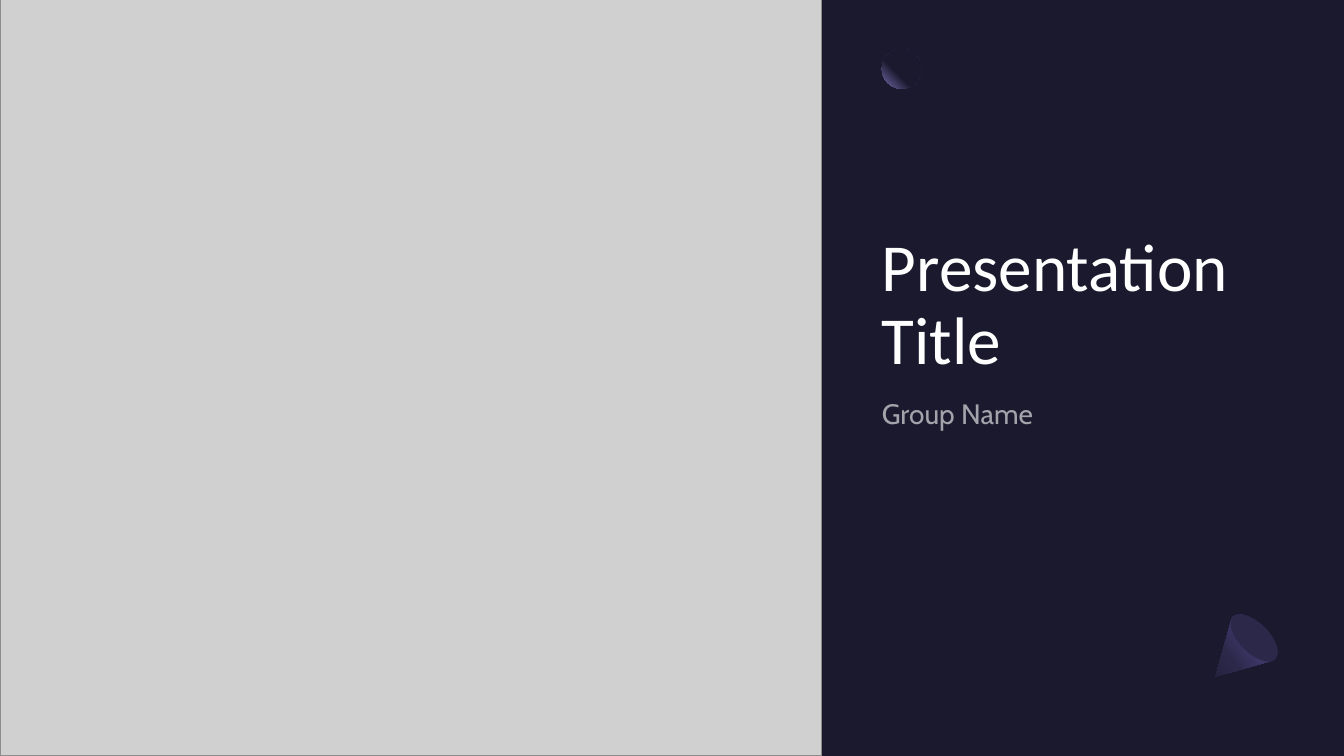
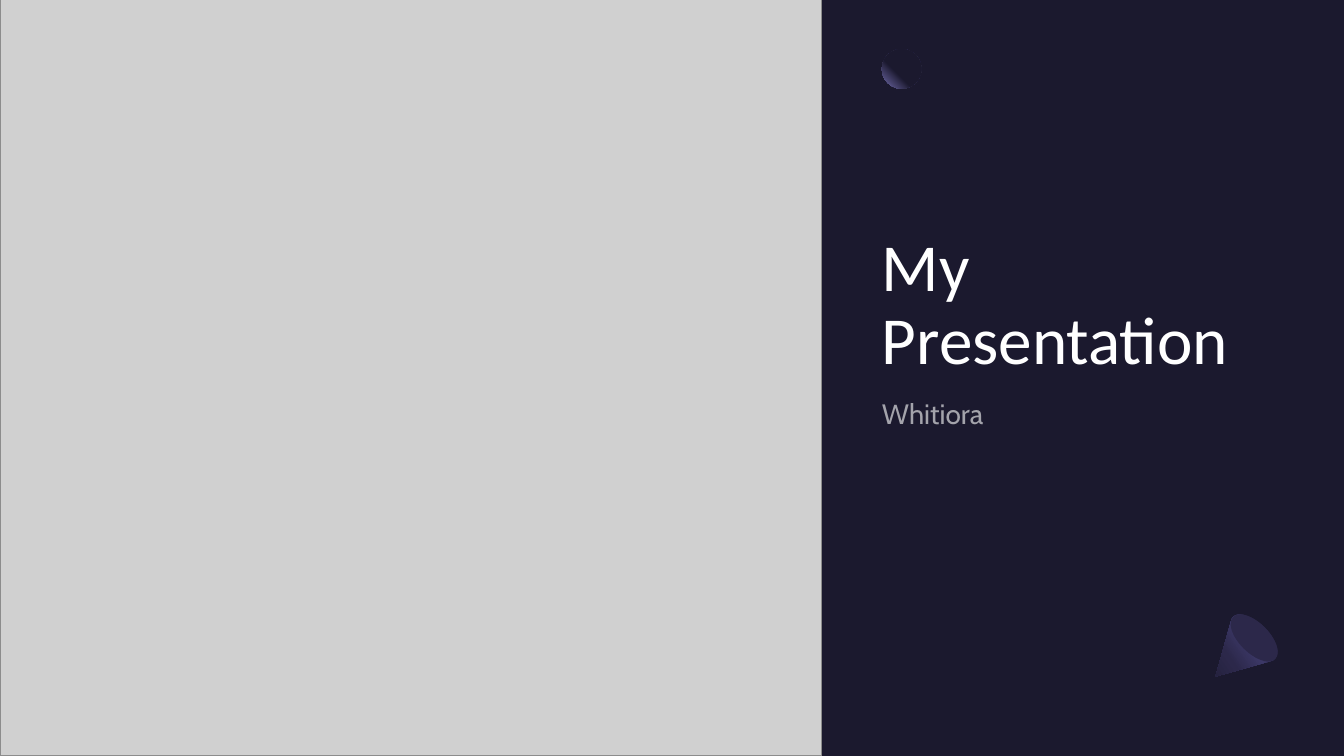
Before and after one commit to Digital-Tech-KKHS/10dtc-computer-hardware-whitiora, a slide deck: slide 1 of Presentation Template.pptx. Drawn at 1344x756 pixels with LibreOffice and Linux fonts; fonts in the diff are those of the drawing; grey boxes stand for pictures. Boxes give left, top, right and bottom in pixels: in the first picture for what was removed or moved away, otherwise in the second. Text is boxed around its words. In the diff, an @@ line names an element or a change of style, - is before the commit and + after.

```diff
--- a/Presentation Template.pptx
+++ b/Presentation Template.pptx
@@ title at <box>882,248,1228,365</box>: text changed @@
-Presentation Title
+My Presentation
@@ text at <box>882,403,983,424</box>: text changed @@
-Group Name
+Whitiora
```
Also in this commit, not shown: 8 other slides changed, 1 other file.
